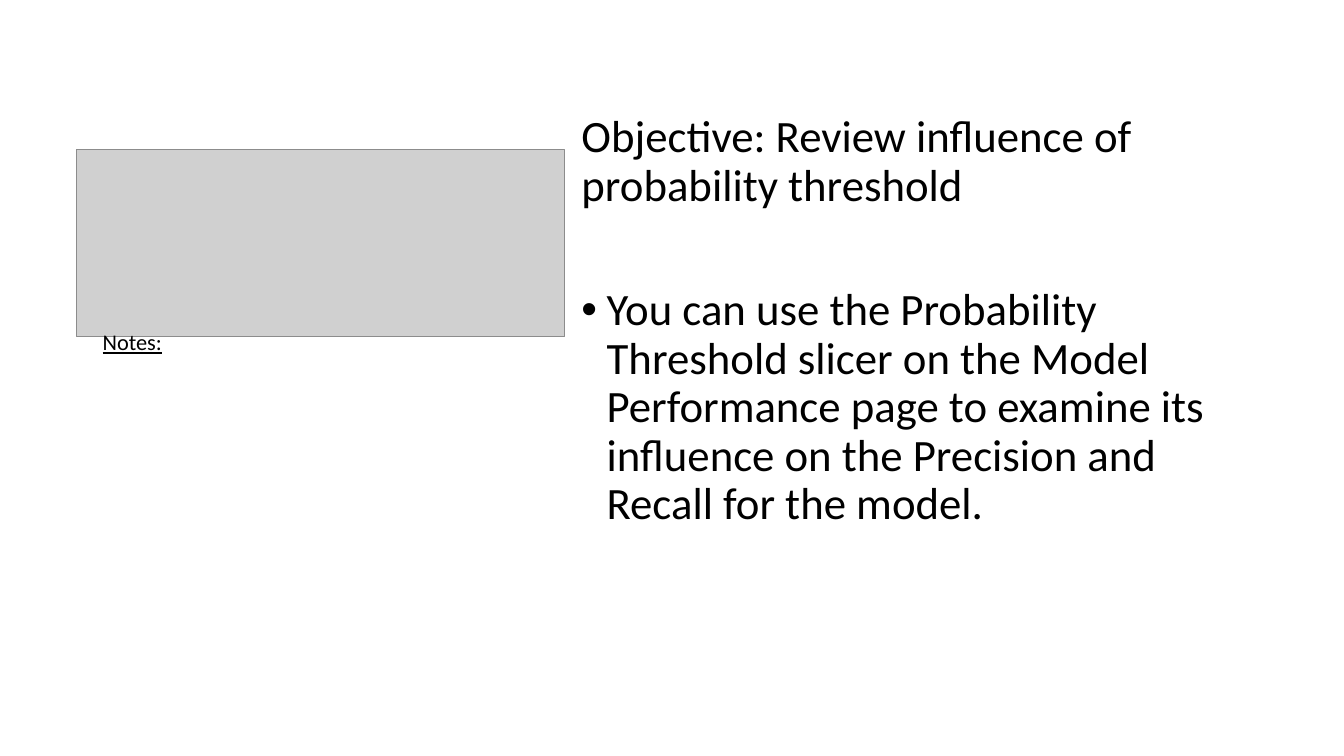
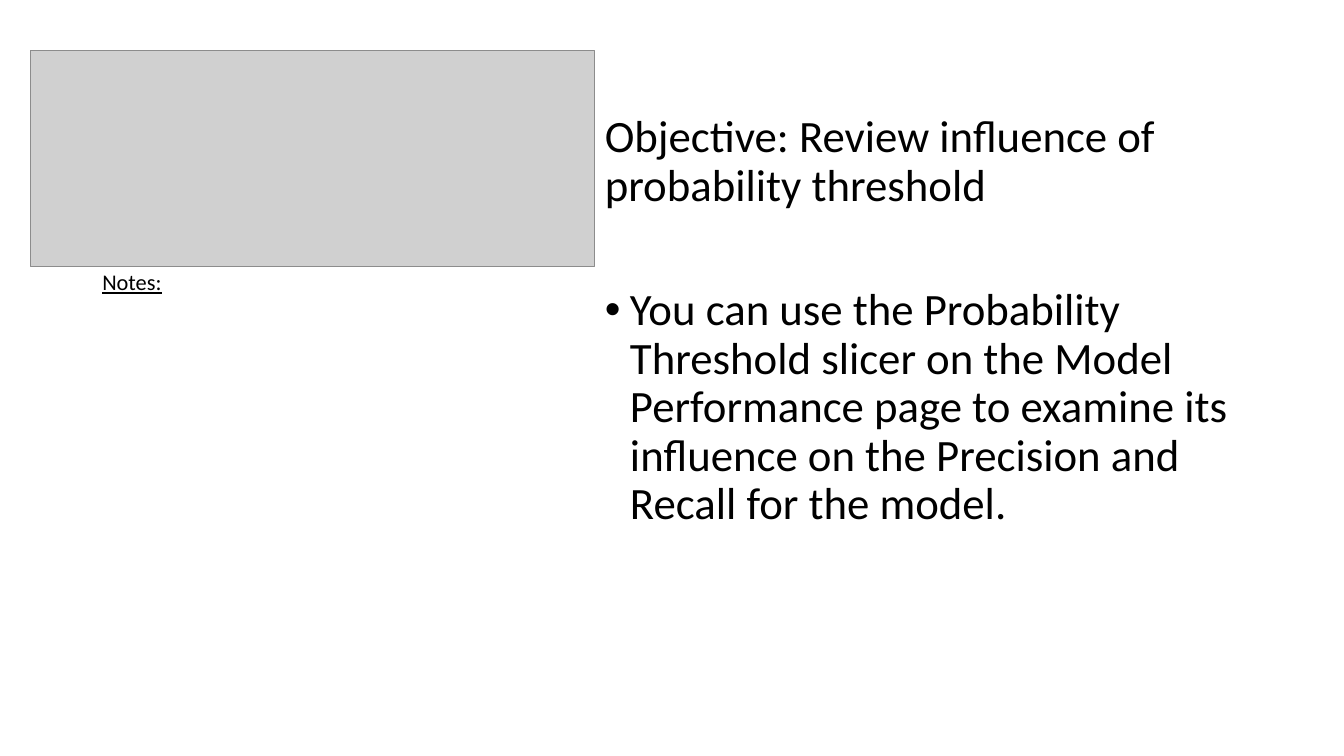
Before and after one commit to aphilip94/bootcamp, a slide deck: slide 18 of AutoML Lab manual.pptx. Drawn at 1344x756 pixels with LibreOffice and Linux fonts; fonts in the diff are those of the drawing; grey boxes stand for pictures. Boxes give left, top, right and bottom in pixels: in the first picture for what was removed or moved away, otherwise in the second. Text is boxed around its words. In the diff, an @@ line names an element or a change of style, - is before the commit and + after.

```diff
--- a/AutoML Lab manual.pptx
+++ b/AutoML Lab manual.pptx
@@ picture: place and size @@
-picture at [77, 150, 566, 338]
+picture at [30, 50, 595, 266]
@@ text "Objective: Review influence of probability ...": place and size @@
-text "Objective: Review influence of probability ..." at [581, 121, 1204, 520]
+text "Objective: Review influence of probability ..." at [605, 121, 1227, 520]
@@ text "Notes:": place and size @@
-text "Notes:" at [103, 335, 162, 356]
+text "Notes:" at [102, 275, 161, 294]
```
Also in this commit, not shown: 18 other slides changed.
